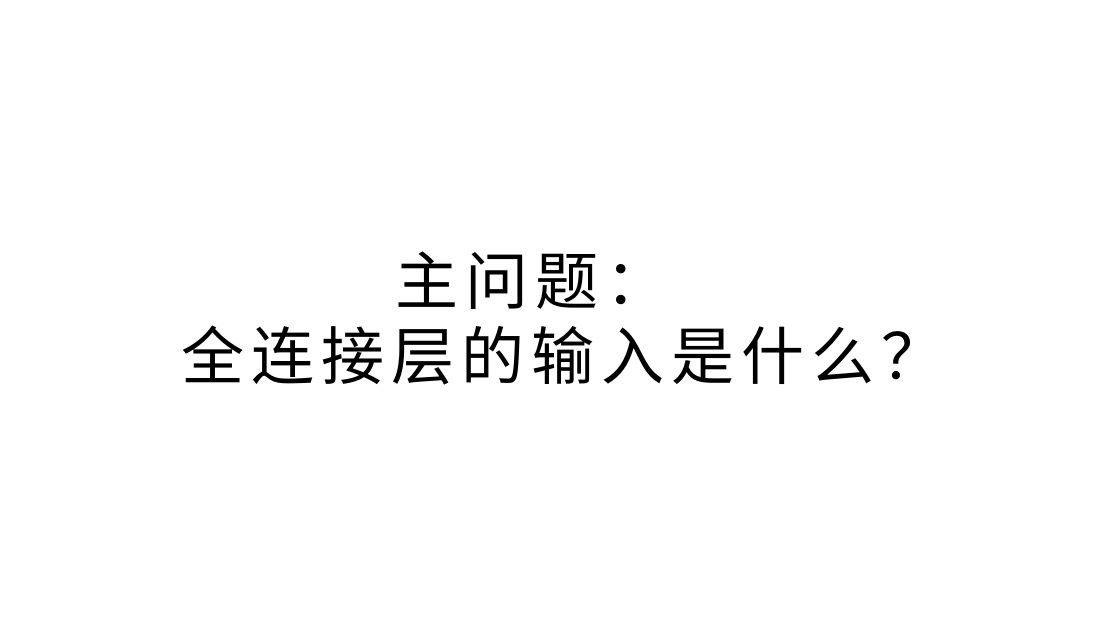
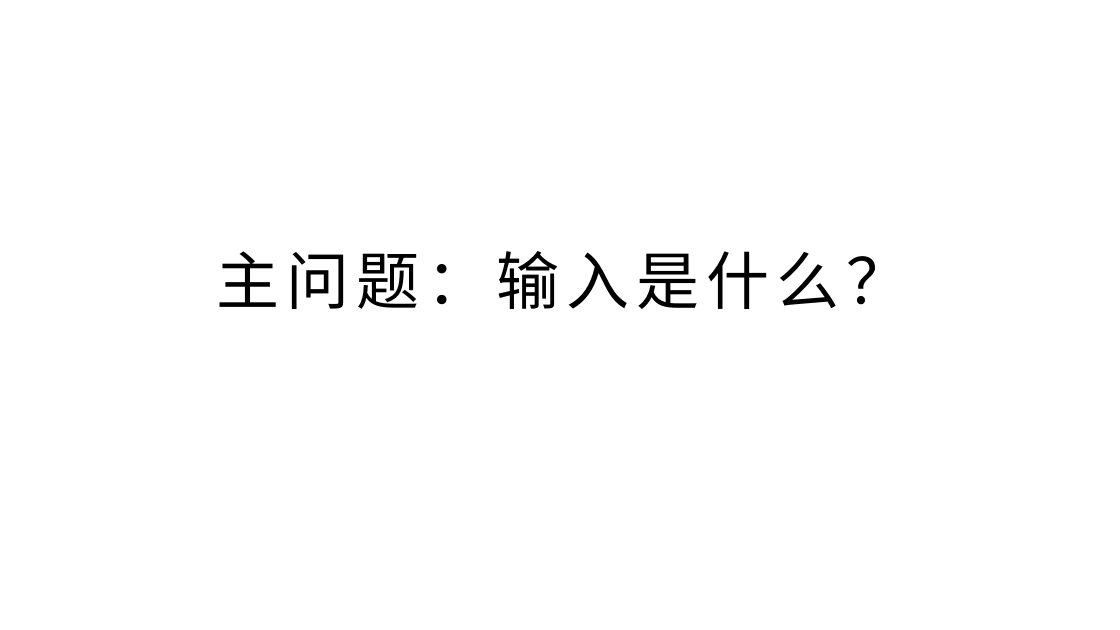
Before and after one commit to yyc-git/DeepLearningEdu, a slide deck: slide 6 of lessons/5_handwriting_by_linear_layer/ppt/用全连接层识别手写数字.pptx. Drawn at 1120x630 pixels with LibreOffice and Linux fonts; fonts in the diff are those of the drawing; background and template pictures are left out. Boxes give left, top, right and bottom in pixels: in the first picture for what was removed or moved away, otherwise in the second. Text is boxed around its words. In the diff, an @@ line names an element or a change of style, - is before the commit and + after.

```diff
--- a/lessons/5_handwriting_by_linear_layer/ppt/用全连接层识别手写数字.pptx
+++ b/lessons/5_handwriting_by_linear_layer/ppt/用全连接层识别手写数字.pptx
@@ title at [217, 251, 909, 309]: text changed @@
-主问题：
-全连接层的输入是什么？
+主问题：输入是什么？
```
Also in this commit, not shown: 12 other slides changed.
